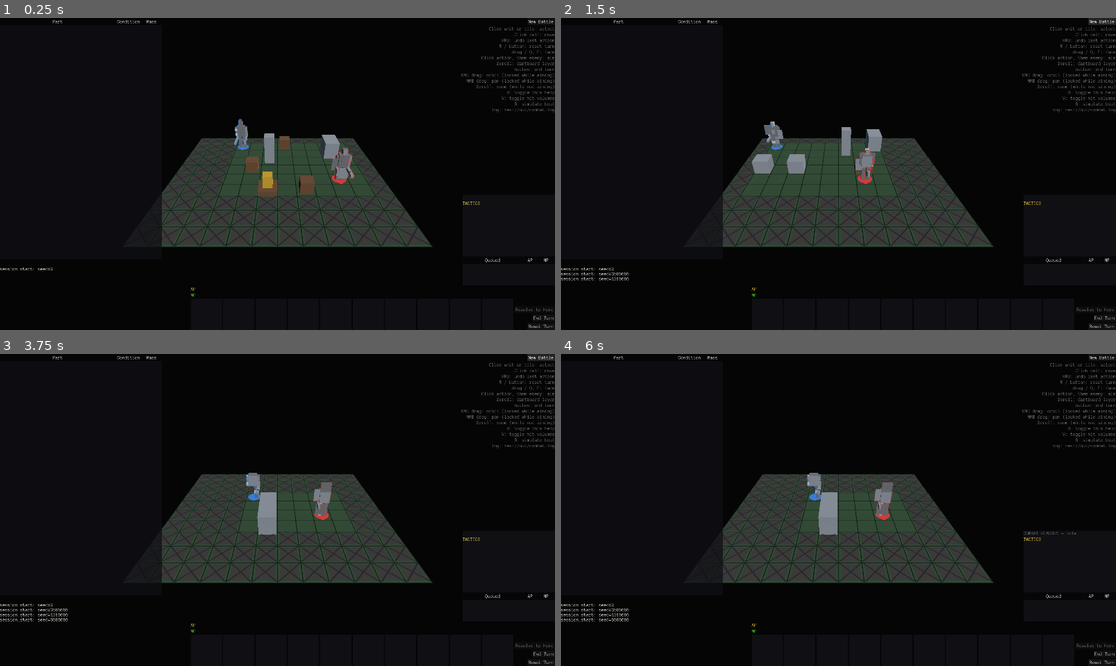
Above: before the commit, frames 1-4 (two rows, left to right).
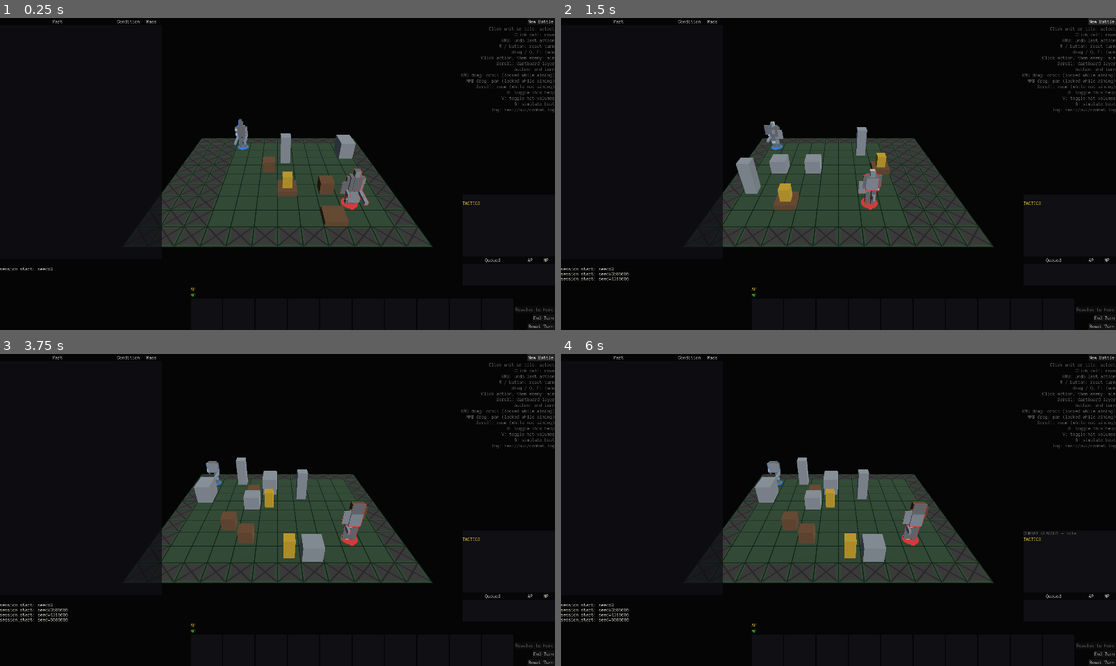
Above: after the commit, the same moments.

Repository: NotUserFriendly/HulkBreakers
Game: Godot game, scene res://src/view/battle_scene.tscn
Same seed, same stepped clock (60 frames per second), same inputs: the game is played once before the commit and once after it.
Inputs (mouse positions are in pixels of both pictures, inside the frame that each line leads up to):
- Up to frame 1 (0.25 s): no input
- Up to frame 2 (1.5 s): click "New Battle" at 0.5 s; click "New Battle" at 1.25 s
- Up to frame 3 (3.75 s): click "End Turn" at 2 s; click "End Turn" at 2.75 s; click "New Battle" at 3.5 s
- Up to frame 4 (6 s): click "End Turn" at 4.25 s; click "Reset Turn" at 5 s; move the mouse to (960, 494) at 5.77 s; hold Shift from 5.78 s (still down); click (960, 494) at 5.92 s

The runs differ from the first frame. In frame 1, 3.0% of the frame differs, in the area x 37-71%, y 36-67%; in frame 2, 3.0%; in frame 3, 3.9%, in the area x 29-71%, y 33-67%; in frame 4, 3.9%.

Commit message:
Taskblock 16 Pass C: map generator — bigger everything
Too cramped: MIN_ROOM_SIZE 3, hallways one cell wide, no room for
cover or maneuvering. Raised the generator's own tunable knobs:

- MIN_ROOM_SIZE 3 -> 7. MIN_CHILD_SIZE (a split child's floor) and
  MIN_LEAF_SIZE (the split-vs-carve threshold) scale off it, same
  formula relationship as before (MIN_CHILD_SIZE = MIN_ROOM_SIZE + 2;
  MIN_LEAF_SIZE keeps the old pair's buffer over MIN_CHILD_SIZE) so
  every carved room is guaranteed >= 7 on its min dimension, not just
  usually.
- Corridors: _carve_straight now carves a band (CORRIDOR_WIDTH_MIN=3
  to CORRIDOR_WIDTH_MAX=5, rolled per corridor, seeded) instead of a
  single-cell line.

Bigger rooms give cover somewhere to actually live — a 7-wide room
can hold a scatter of cover objects a 3-wide one couldn't.

Wider corridors exposed a real bug in _ensure_spawns_connected's
forced-corridor fallback: it carves straight through the spawn cells
themselves (a and b ARE the spawn positions), and _set_open stamps
every cell it touches back to plain OPEN — including the SPAWN_A/
SPAWN_B tag it was supposed to reconnect a path *to*. A single-cell
corridor only clipped the very corner of a spawn zone often enough to
go unnoticed; a 3-5-wide one reliably erases it outright (concretely:
seed 40 on a 32x24 grid left zero SPAWN_A cells anywhere in the
grid). Fixed by snapshotting every SPAWN_A/SPAWN_B cell before the
fallback carve and re-stamping them after — the fallback's job is
reconnecting those zones, never relabeling them.

test_full_mission's fixed seed moved back to 12345 (from 100): bigger
rooms and wider corridors reshape every generated map outright, a
third fair, seed-sensitive outcome shift stacked on Pass A and B's
own.

Diff:
--- a/src/logic/map_gen.gd
+++ b/src/logic/map_gen.gd
@@ -6,9 +6,23 @@
 ## L-shaped corridors as the recursion unwinds — this guarantees every room
 ## (and therefore both spawn zones) sits in one connected component.
 
-const MIN_LEAF_SIZE: int = 8
-const MIN_ROOM_SIZE: int = 3
+## taskblock-16 Pass C: "too cramped — no room to maneuver or use cover."
+## Rooms >= 7 on their min dimension; MIN_CHILD_SIZE keeps a split child
+## room-sized (its own `+ 2` for the 1-cell border `_carve_room` always
+## leaves); MIN_LEAF_SIZE keeps the same buffer over MIN_CHILD_SIZE the
+## old 8-vs-5 pair had (a margin, not a hard requirement — only
+## MIN_LEAF_SIZE >= MIN_CHILD_SIZE is load-bearing, for `_split_and_carve`
+## to hand both children a valid size).
+const MIN_ROOM_SIZE: int = 7
 const MIN_CHILD_SIZE: int = MIN_ROOM_SIZE + 2
+const MIN_LEAF_SIZE: int = MIN_CHILD_SIZE + 3
+
+## taskblock-16 Pass C: corridors were a single carved cell wide — too
+## cramped for movement or cover once rooms are actually spacious. Each
+## corridor rolls its own width in this range (seeded), same "obvious
+## knob" convention as room sizing.
+const CORRIDOR_WIDTH_MIN: int = 3
+const CORRIDOR_WIDTH_MAX: int = 5
 
 const COVER_PROBABILITY: float = 0.18
 ## taskblock-16 Pass B2: the reference humanoid's own torso/head boundary
@@ -134,21 +148,31 @@
 	grid: Grid, a: Vector2i, b: Vector2i, rng: RandomNumberGenerator
 ) -> void:
 	var mid: Vector2i = Vector2i(b.x, a.y) if rng.randf() < 0.5 else Vector2i(a.x, b.y)
-	_carve_straight(grid, a, mid)
-	_carve_straight(grid, mid, b)
-
-
-static func _carve_straight(grid: Grid, a: Vector2i, b: Vector2i) -> void:
+	var width: int = rng.randi_range(CORRIDOR_WIDTH_MIN, CORRIDOR_WIDTH_MAX)
+	_carve_straight(grid, a, mid, width)
+	_carve_straight(grid, mid, b, width)
+
+
+## taskblock-16 Pass C: carves a band `width` cells thick, centered on the
+## a->b line, instead of the single-cell line the name still describes —
+## widened perpendicular to the direction of travel so a straight run
+## reads as one corridor, not `width` parallel ones.
+static func _carve_straight(grid: Grid, a: Vector2i, b: Vector2i, width: int) -> void:
+	@warning_ignore("integer_division")
+	var behind: int = width / 2
+	var ahead: int = width - 1 - behind
 	if a.x == b.x:
 		var y_start: int = mini(a.y, b.y)
 		var y_end: int = maxi(a.y, b.y)
 		for y in range(y_start, y_end + 1):
-			_set_open(grid, Vector2i(a.x, y))
+			for x in range(a.x - behind, a.x + ahead + 1):
+				_set_open(grid, Vector2i(x, y))
 	else:
 		var x_start: int = mini(a.x, b.x)
 		var x_end: int = maxi(a.x, b.x)
 		for x in range(x_start, x_end + 1):
-			_set_open(grid, Vector2i(x, a.y))
+			for y in range(a.y - behind, a.y + ahead + 1):
+				_set_open(grid, Vector2i(x, y))
 
 
 ## taskblock-16 Pass B: also clears any blocker already sitting at `cell`
@@ -248,7 +272,7 @@
 
 ## The room's own bottom-right SPAWN_ZONE_SIZE-ish corner, as a room-shaped
 ## Rect2i `_mark_zone` can mark directly — guaranteed a different position
-## than `room.position` itself since MIN_ROOM_SIZE (3) is always bigger than
+## than `room.position` itself since MIN_ROOM_SIZE is always bigger than
 ## a 2x2 zone in at least one axis.
 static func _far_corner(room: Rect2i) -> Rect2i:
 	var w: int = mini(SPAWN_ZONE_SIZE, room.size.x)
@@ -286,9 +310,39 @@
 ## checks `blockers`) trips it far more often, which turned that unseeded
 ## generator into real, visible non-determinism (`same seed, two calls,
 ## two different maps`). Reuses the caller's already-seeded `rng` instead.
+##
+## taskblock-16 Pass C: `_carve_corridor` runs straight through `a` and
+## `b` themselves — the spawn cells, not just their surroundings — and
+## `_set_open` stamps every cell it touches back to plain OPEN. Wider
+## (3-5 cell) corridors make the forced fallback trigger far more often
+## (bigger rooms leave less slack for the BSP's own corridors to land
+## cleanly) than it used to, which turned "the fallback occasionally
+## reruns over a spawn cell" from a one-cell coincidence into "the
+## fallback reliably erases the SPAWN_A/SPAWN_B tag it was supposed to
+## reconnect a path *to*" (test failure: "spawn zone A must exist" with
+## zero SPAWN_A cells left anywhere in the grid). Snapshot every
+## SPAWN_A/SPAWN_B cell first and re-stamp them after carving — the
+## fallback's whole job is reconnecting those zones, never relabeling
+## them.
 static func _ensure_spawns_connected(
 	grid: Grid, a: Vector2i, b: Vector2i, rng: RandomNumberGenerator
 ) -> void:
 	var pf := Pathfinder.new(grid, {Enums.TerrainType.WALL: -1.0})
 	if pf.astar(a, b).is_empty():
+		var spawn_a_cells: Array[Vector2i] = _find_terrain_cells(grid, Enums.TerrainType.SPAWN_A)
+		var spawn_b_cells: Array[Vector2i] = _find_terrain_cells(grid, Enums.TerrainType.SPAWN_B)
 		_carve_corridor(grid, a, b, rng)
+		for cell: Vector2i in spawn_a_cells:
+			grid.set_terrain(cell, Enums.TerrainType.SPAWN_A)
+		for cell: Vector2i in spawn_b_cells:
+			grid.set_terrain(cell, Enums.TerrainType.SPAWN_B)
+
+
+static func _find_terrain_cells(grid: Grid, terrain_code: int) -> Array[Vector2i]:
+	var result: Array[Vector2i] = []
+	for y in range(grid.height):
+		for x in range(grid.width):
+			var cell := Vector2i(x, y)
+			if grid.get_terrain(cell) == terrain_code:
+				result.append(cell)
+	return result
--- a/test/integration/test_full_mission.gd
+++ b/test/integration/test_full_mission.gd
@@ -10,8 +10,8 @@
 ## anything that doesn't fire naturally is a finding for PLAN.md, not
 ## something to force.
 
-## taskblock-16 re-picked this seed twice, for two independent, fair
-## gameplay-outcome shifts (never a bug fix reverting the underlying
+## taskblock-16 re-picked this seed three times, for three independent,
+## fair gameplay-outcome shifts (never a bug fix reverting the underlying
 ## change — the seed itself was always a flagged, arbitrary pick, its own
 ## header above: "not something to force"):
 ##  - Pass A: per-tile facing (a unit now faces each tile of a
@@ -22,9 +22,12 @@
 ##  - Pass B: cover objects now block movement (`Pathfinder.move_cost`
 ##    reads `Grid.blockers`), which reroutes squads around obstacles that
 ##    used to be walk-through cosmetic dressing.
-## Landed on 100, the first value found that still reaches extraction
-## under both changes together.
-const SEED := 100
+##  - Pass C: bigger rooms and wider (3-5 cell) corridors reshape every
+##    generated map outright — a different layout for the same seed,
+##    different sightlines and approach routes entirely.
+## Landed back on 12345 (Pass A's own original pick) — still reaches
+## extraction under all three changes together.
+const SEED := 12345
 const WIDTH := 24
 const HEIGHT := 16
 const TURN_CAP := 400
--- a/test/unit/logic/test_map_gen.gd
+++ b/test/unit/logic/test_map_gen.gd
@@ -114,6 +114,61 @@
 		assert_between(count, 0, 4, "a barrel_pallet must carry 0-4 barrels")
 
 
+## taskblock-16 Pass C: "rooms >= 7 on their min dimension." Rooms and
+## corridors share one terrain code once carved, so the only way to
+## measure a room's OWN dimensions (not the connected blob it ends up
+## part of) is at the point `_carve_room` produces one — same pattern
+## other logic tests use to check a "private" static helper directly
+## (e.g. `AimView._decal_basis`, `ResolutionPlayer._play_slide`).
+func test_carved_rooms_are_at_least_seven_on_their_min_dimension() -> void:
+	var rng := RandomNumberGenerator.new()
+	for room_seed in range(SEED_COUNT):
+		rng.seed = room_seed
+		var rooms: Array[Rect2i] = []
+		# A leaf exactly at the split threshold's boundary — the smallest a
+		# leaf can ever be handed to `_carve_room` in practice.
+		MapGen._carve_room(Grid.new(20, 20), Rect2i(Vector2i.ZERO, Vector2i(9, 9)), rng, rooms)
+		var room: Rect2i = rooms[0]
+		assert_true(
+			mini(room.size.x, room.size.y) >= 7,
+			"room_seed %d: room %s must be >= 7 on its min dimension" % [room_seed, room.size]
+		)
+
+
+## taskblock-16 Pass C: "hallway width... target 3-5." Same direct-call
+## pattern as the room-size test above — width is a property of the
+## carve itself, not something separable from the merged terrain output.
+func test_carved_corridors_are_three_to_five_wide() -> void:
+	var rng := RandomNumberGenerator.new()
+	for corridor_seed in range(SEED_COUNT):
+		rng.seed = corridor_seed
+		var grid := Grid.new(30, 30)
+		# `generate()` starts every cell as WALL before carving anything —
+		# Grid.new's own default (OPEN) would make the whole column read
+		# as "open" regardless of what the corridor actually carved.
+		for y in range(grid.height):
+			for x in range(grid.width):
+				grid.set_terrain(Vector2i(x, y), Enums.TerrainType.WALL)
+		MapGen._carve_corridor(grid, Vector2i(2, 2), Vector2i(20, 2), rng)
+
+		# The corridor runs along y=2; measure the open band's thickness at
+		# a cross-section clear of the L-turn (x=10, still on the first,
+		# horizontal leg).
+		var thickness := 0
+		for y in range(grid.height):
+			if grid.get_terrain(Vector2i(10, y)) == Enums.TerrainType.OPEN:
+				thickness += 1
+		assert_between(
+			thickness,
+			MapGen.CORRIDOR_WIDTH_MIN,
+			MapGen.CORRIDOR_WIDTH_MAX,
+			(
+				"corridor_seed %d: corridor thickness %d out of [%d, %d]"
+				% [corridor_seed, thickness, MapGen.CORRIDOR_WIDTH_MIN, MapGen.CORRIDOR_WIDTH_MAX]
+			)
+		)
+
+
 func test_walls_are_opaque_and_open_cells_are_not() -> void:
 	var grid: Grid = MapGen.generate(7, WIDTH, HEIGHT)
 	var saw_wall := false
@@ -132,8 +187,9 @@
 
 
 ## `_split_and_carve` only splits a leaf once BOTH its dimensions clear
-## `MIN_LEAF_SIZE * 2` (16) — a grid as small as BattleScene's own (12x10)
-## never clears that bar, so it always carves exactly one room. Both spawn
+## `MIN_LEAF_SIZE * 2` (24, taskblock-16 Pass C) — a grid as small as
+## BattleScene's own (12x10) never clears that bar, so it always carves
+## exactly one room. Both spawn
 ## zones must still land on distinct, real cells there too: this was a
 ## reproduced bug (runNotes.md — "the red unit may be spawning in a
 ## non-navigable space") where SPAWN_B silently overwrote every SPAWN_A
